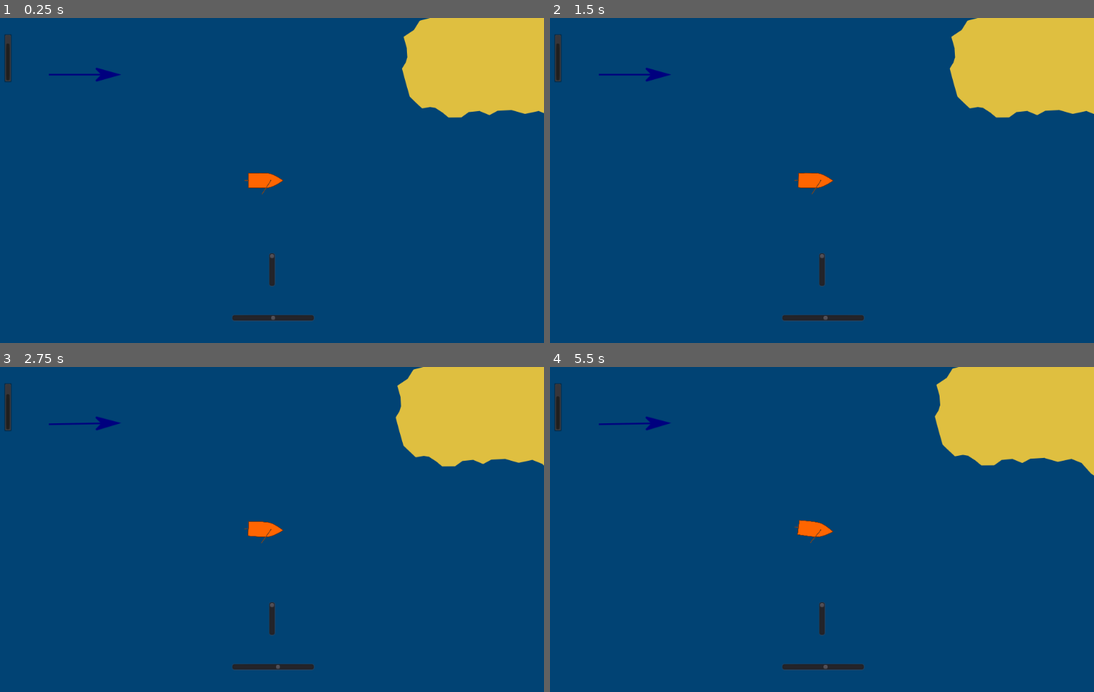
Above: before the commit, frames 1-4 (two rows, left to right).
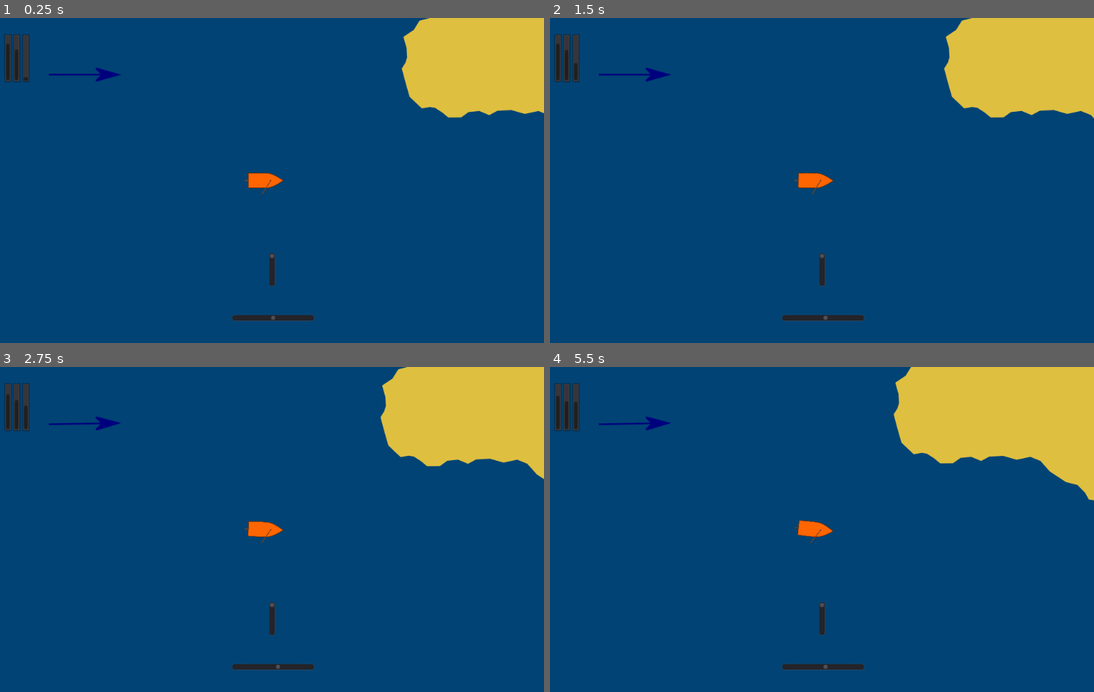
Above: after the commit, the same moments.

Repository: Windy1966/boot
Game: Godot game, scene res://Root.tscn
Same seed, same stepped clock (60 frames per second), same inputs: the game is played once before the commit and once after it. The engine's default icon, where the game draws it, is replaced by a stand-in: a white triangle on a blue panel in a dark square.
Inputs (mouse positions are in pixels of both pictures, inside the frame that each line leads up to):
- Up to frame 1 (0.25 s): no input
- Up to frame 2 (1.5 s): tap Enter at 0.5 s; move the mouse to (936, 164) at 0.52 s; hold D (rechts) 0.53-1.28 s; hold O (test_wind_minus) 0.53-1.28 s; click (936, 164) at 0.67 s; move the mouse to (702, 196) at 1.27 s; hold S (unten) from 1.28 s (still down); tap P (test_wind_plus) at 1.35 s; click (702, 196) at 1.42 s
- Up to frame 3 (2.75 s): move the mouse to (320, 458) at 2.02 s; release S (unten) at 2.03 s; hold D (rechts) from 2.03 s (still down); hold O (test_wind_minus) from 2.03 s (still down); click (320, 458) at 2.17 s
- Up to frame 4 (5.5 s): move the mouse to (789, 594) at 2.77 s; release D (rechts) at 2.78 s; release O (test_wind_minus) at 2.78 s; hold W (oben) 2.78-3.53 s; tap P (test_wind_plus) at 2.85, 4.35 s; click (789, 594) at 2.92 s; move the mouse to (985, 578) at 3.52 s; hold O (test_wind_minus) 3.53-4.28 s; hold A (links) 3.53-5.03 s; click (985, 578) at 3.67 s; move the mouse to (647, 480) at 4.27 s; click (647, 480) at 4.42 s; move the mouse to (843, 529) at 5.02 s; hold S (unten) from 5.03 s (still down); hold O (test_wind_minus) from 5.03 s (still down); click (843, 529) at 5.17 s

The runs differ from the first frame. In frame 1, 0.4% of the frame differs, in the area x 2-100%, y 0-31%; in frame 2, 0.9%; in frame 3, 1.6%; in frame 4, 3.4%, in the area x 2-100%, y 0-54%.

Commit message:
bootphysik überarbeitet

Diff:
--- a/Boot.tscn
+++ b/Boot.tscn
@@ -1,9 +1,10 @@
-[gd_scene load_steps=5 format=2]
+[gd_scene load_steps=6 format=2]
 
 [ext_resource path="res://bilder/ruder.png" type="Texture" id=1]
 [ext_resource path="res://bilder/segel.png" type="Texture" id=2]
 [ext_resource path="res://bilder/boot.png" type="Texture" id=3]
 [ext_resource path="res://KinematicBody2D.gd" type="Script" id=4]
+[ext_resource path="res://icon.png" type="Texture" id=5]
 
 [node name="Boot" type="Node2D"]
 
@@ -26,3 +27,8 @@
 [node name="CollisionPolygon2D" type="CollisionPolygon2D" parent="KinematicBody2D"]
 visible = false
 polygon = PoolVector2Array( -162, -66, -162, 69, 25, 69, 85, 48, 164, 2, 79, -49, 22, -68 )
+
+[node name="Icon" type="Sprite" parent="KinematicBody2D"]
+visible = false
+position = Vector2( 237, 2 )
+texture = ExtResource( 5 )
--- a/Global.gd
+++ b/Global.gd
@@ -6,3 +6,5 @@
 var windrichtung:float = 0
 var windstaerke:int = 10
 var kraft_auf_segel:float = 0
+var kraft_in_fahrtrichtung:float = 0
+var geschwindigkeit:float = 0
--- a/HUD.gd
+++ b/HUD.gd
@@ -7,4 +7,6 @@
 	Global.emit_signal("neu_segel", 11 - value)
 
 func _process(delta):
-	$ProgressBar.value = Global.kraft_auf_segel
+	$PBarKraftAufSegel.value = Global.kraft_auf_segel
+	$PBarKraftInFahrtrichtung.value = Global.kraft_in_fahrtrichtung
+	$PBarGeschwindigkeit.value = Global.geschwindigkeit
--- a/HUD.tscn
+++ b/HUD.tscn
@@ -40,7 +40,7 @@
 "_edit_use_anchors_": false
 }
 
-[node name="ProgressBar" type="ProgressBar" parent="."]
+[node name="PBarKraftAufSegel" type="ProgressBar" parent="."]
 margin_left = -486.0
 margin_top = -179.0
 margin_right = -397.0
@@ -53,5 +53,31 @@
 "_edit_use_anchors_": false
 }
 
+[node name="PBarKraftInFahrtrichtung" type="ProgressBar" parent="."]
+margin_left = -470.0
+margin_top = -179.0
+margin_right = -381.0
+margin_bottom = -165.0
+rect_rotation = -90.0
+max_value = 10.0
+value = 8.89
+percent_visible = false
+__meta__ = {
+"_edit_use_anchors_": false
+}
+
+[node name="PBarGeschwindigkeit" type="ProgressBar" parent="."]
+margin_left = -453.0
+margin_top = -179.0
+margin_right = -364.0
+margin_bottom = -165.0
+rect_rotation = -90.0
+max_value = 10.0
+value = 8.89
+percent_visible = false
+__meta__ = {
+"_edit_use_anchors_": false
+}
+
 [connection signal="value_changed" from="HScrollBar" to="." method="_on_HScrollBar_value_changed"]
 [connection signal="value_changed" from="VScrollBar" to="." method="_on_VScrollBar_value_changed"]
--- a/KinematicBody2D.gd
+++ b/KinematicBody2D.gd
@@ -3,15 +3,15 @@
 var z_ruder:Node
 var z_mast:Node
 var z_boot_PhysicBody:Node
-var z_prozessbar
-var rotgew:float = 2
 var lokal_windrichtung:float=0
 var differenz:float = 0
 var seil:float = 1
 var kraft_auf_segel:float = 0
 var geschw:float = 0
 var segel_drehung_uhrz:bool = false
-var fahrt_richtung:float = 0
+var div:float = 0
+var schaden:float = 0
+var drehung:float = 0
 
 func _ready():
 	Global.connect("neu_segel", self, "fn_neu_segel")
@@ -37,6 +37,10 @@
 	differenz = lokal_windrichtung - Global.windrichtung - PI
 	if abs(differenz) < seil:								# Wind von vorne Segel gleich Wind
 		z_mast.rotate((differenz *-1) - z_mast.rotation)
+		# Wenn keine Kraft in Fahrtrichtung
+		######################################
+
+		######################################
 	elif differenz > seil and differenz < (PI-seil):		# Wind links und Segel im Wind
 		z_mast.rotation = seil *-1
 		segel_drehung_uhrz = false
@@ -50,16 +54,36 @@
 		else:
 			z_mast.rotation = seil *-1
 			segel_drehung_uhrz = false
-	Global.kraft_auf_segel = abs(sin(rotation + z_mast.rotation - Global.windrichtung)) * Global.windstaerke * abs(z_mast.rotation)
-	var div:float = 0
-	if Global.kraft_auf_segel > geschw:
-		div = Global.kraft_auf_segel - geschw
-		geschw += div / 100
-	if Global.kraft_auf_segel < geschw:
-		div = geschw - Global.kraft_auf_segel
-		geschw -= div / 400
-	var drehung:float = z_ruder.rotation * -geschw / 1000
-	var velocity = Vector2(geschw * 5,0)
+	# Kraft auf Segel 0 - 10
+	# Windrichtung im 90° zur Segelfläche = 100%
+	Global.kraft_auf_segel = abs(sin(rotation + z_mast.rotation - Global.windrichtung)) * Global.windstaerke
+	# Kraft auf Segel im 90° zur Fahrtrichtung = 100%
+	Global.kraft_in_fahrtrichtung = Global.kraft_auf_segel * abs(sin(z_mast.rotation))
+	if Global.kraft_in_fahrtrichtung > Global.geschwindigkeit:
+		div = Global.kraft_in_fahrtrichtung - Global.geschwindigkeit
+		Global.geschwindigkeit += div / 100
+	if Global.kraft_in_fahrtrichtung < Global.geschwindigkeit:
+		div = Global.geschwindigkeit - Global.kraft_in_fahrtrichtung
+		Global.geschwindigkeit -= div / 400
+	if Global.geschwindigkeit < 0.5:
+		$Icon.visible = true
+		drehung = z_ruder.rotation / -400
+	else:
+		$Icon.visible = false
+		drehung = z_ruder.rotation * -Global.geschwindigkeit / 1000
+	rotate(drehung)
+	var velocity = Vector2(Global.geschwindigkeit * 20,0)
 	velocity = velocity.rotated(rotation)
-	move_and_slide(velocity)
+	var konflikt = move_and_collide(velocity * delta)
+	if konflikt:
+		kollision(konflikt)
+
+func kollision(obj:KinematicCollision2D):
+	drehung = z_ruder.rotation / -100
 	rotate(drehung)
+	if Global.geschwindigkeit > 2:
+		schaden += Global.geschwindigkeit
+		print(schaden)
+		var objekt = obj.collider
+		#print(objekt.name)
+	Global.geschwindigkeit = 0
--- a/Seekarte.gd
+++ b/Seekarte.gd
@@ -13,6 +13,7 @@
 var bootBody: KinematicBody2D
 var cam: Camera2D
 var zoom:int = 1
+var maus_vec:Vector2
 
 func _ready():
 	z_windrichtung = get_node("Camera2D/HUD/Sp_Windrichtung")
@@ -20,12 +21,13 @@
 	z_vscrollbar = get_node("Camera2D/HUD/VScrollBar")
 	z_Kamera = get_node("Camera2D")
 	z_hud = get_node("Camera2D/HUD")
-
 	bootBody = get_node("Boot/KinematicBody2D")
 
 
 func _process(delta):
 	z_Kamera.global_position = bootBody.global_position
+	if Input.is_mouse_button_pressed(2):
+		print(maus_vec)
 	pass
 
 func set_windrichtung():
@@ -45,15 +47,19 @@
 		set_windrichtung()
 	if event.is_action_pressed("links",true):
 		z_hscrollbar.value -= 0.05
-		print("Aktion links")
+		#print("Aktion links")
 	if event.is_action_pressed("oben"):
-		print("Aktion oben")
+		pass
+		#print("Aktion oben")
 	if event.is_action_pressed("rechts",true):
 		z_hscrollbar.value += 0.05
-		print("Aktion rechts")
+		#print("Aktion rechts")
 	if event.is_action_pressed("unten"):
-		print("Aktion unten")
+		pass
+		#print("Aktion unten")
 	if event is InputEventMouse:
+		if event.button_mask == 2:
+			get_viewport().warp_mouse(Vector2(100,100))
 		if event.button_mask == 8:
 			zoom += 1
 			zoom = clamp(zoom, 2, 15)
@@ -64,4 +70,5 @@
 			zoom = clamp(zoom, 2, 15)
 			z_Kamera.set_zoom(Vector2(zoom,zoom))
 			z_hud.set_scale(Vector2(zoom,zoom))
-		print(zoom)
+	if event is InputEventMouseMotion:
+		maus_vec = event.relative
